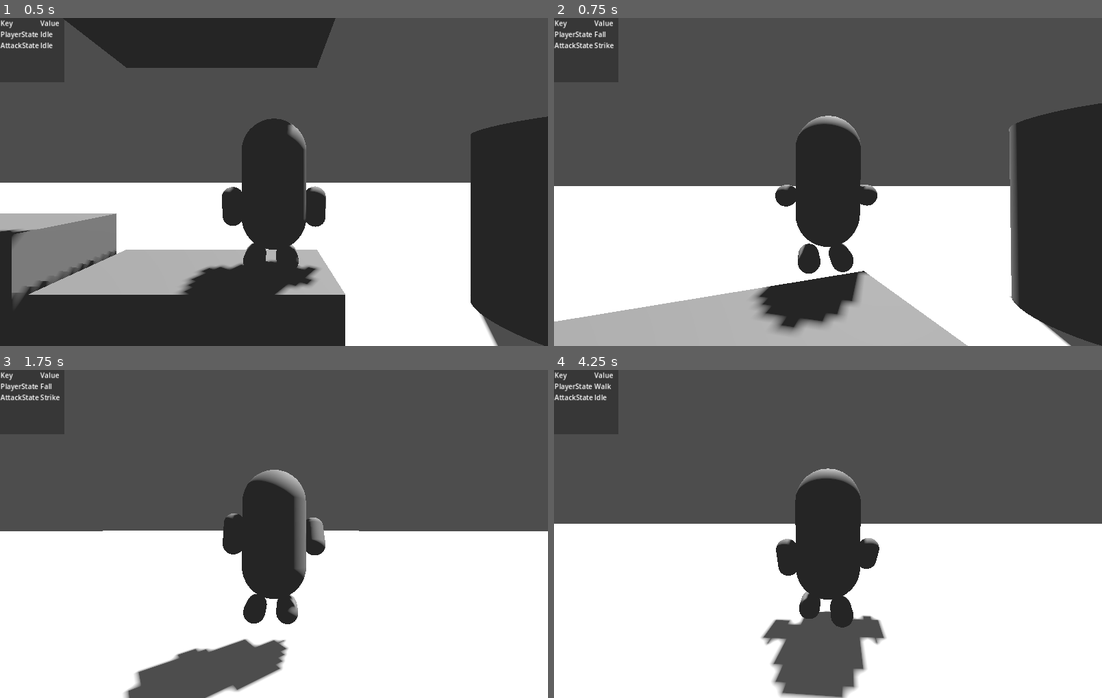
Above: before the commit, frames 1-4 (two rows, left to right).
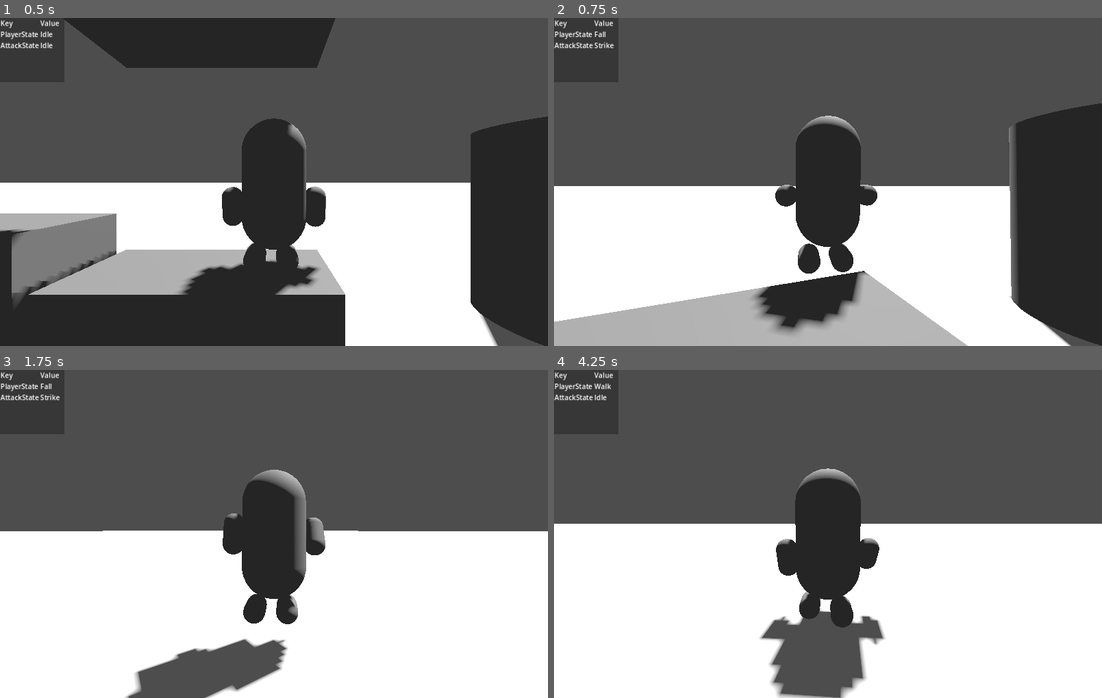
Above: after the commit, the same moments.

Repository: ee0pdt/godot-tps-test
Game: Godot game, scene res://main.tscn
Same seed, same stepped clock (60 frames per second), same inputs: the game is played once before the commit and once after it.
Inputs (mouse positions are in pixels of both pictures, inside the frame that each line leads up to):
- Up to frame 1 (0.5 s): no input
- Up to frame 2 (0.75 s): move the mouse to (855, 182) at 0.52 s; hold Up (forward) from 0.53 s (still down); click (855, 182) at 0.6 s
- Up to frame 3 (1.75 s): keep holding Up (forward); tap Space (jump) at 0.77, 1.52 s; move the mouse to (246, 534) at 1.27 s; click (246, 534) at 1.35 s
- Up to frame 4 (4.25 s): keep holding Up (forward); move the mouse to (838, 527) at 2.02 s; click (838, 527) at 2.1 s; move the mouse to (822, 540) at 2.77 s; click (822, 540) at 2.85 s; tap Space (jump) at 3.02, 3.77 s; move the mouse to (866, 537) at 3.52 s; click (866, 537) at 3.6 s

Frame 1 is identical in both runs. In frame 2, less than 0.1% of the frame differs, in the area x 0-100%, y 27-100%; in frame 3, 0.1%; in frame 4, 0.7%, in the area x 37-61%, y 51-100%.

Commit message:
Time to rotate added

Diff:
--- a/player/movement_states/player_idle.gd
+++ b/player/movement_states/player_idle.gd
@@ -1,7 +1,9 @@
 extends State
 
 var player : Player
+var time_in_state := 0.0
 
+const TIME_TO_CAMERA_ROTATE := 3.0
 
 # Receives events from the `_unhandled_input()` callback.
 func handle_input(_event: InputEvent) -> void:
@@ -9,8 +11,8 @@
 
 
 # Corresponds to the `_process()` callback.
-func update(_delta: float) -> void:
-	pass
+func update(delta: float) -> void:
+	time_in_state += delta
 
 
 # Corresponds to the `_physics_process()` callback.
@@ -27,13 +29,14 @@
 
 		if player.velocity.length() > 0.0:
 			state_machine.transition_to("Walk")
-		else:
+		elif time_in_state > TIME_TO_CAMERA_ROTATE:
 			slowly_rotate(delta)
 
 
 # Called by the state machine upon changing the active state. The `msg` parameter
 # is a dictionary with arbitrary data the state can use to initialize itself.
 func enter(_msg := {}) -> void:
+	time_in_state = 0.0
 	Debug.print_value("PlayerState", "Idle")
 	player = state_machine.get_parent()
 	player.animation_tree["parameters/MovementStateMachine/conditions/idle"] = true
